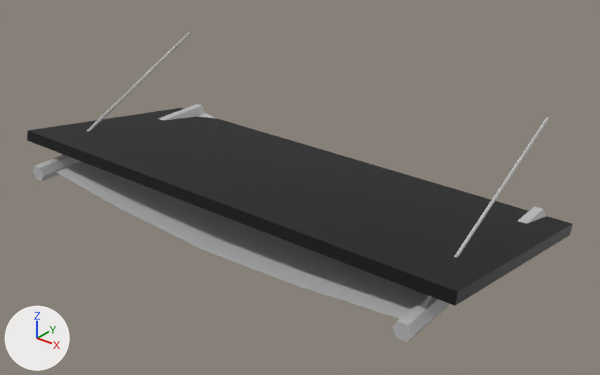
Two versions of the FBX model Maya Project Files/Env/Exports/SideNetting_01_SM_Low.fbx, one commit apart.
Rendered twice from a camera (50 mm lens) standing at (4.32, -5.12, 3.27) and looking at (0.25, -0.03, 0.12). Arrows for +X, +Y and +Z are at lower left; the lights stay in place. Where no turn or scale is listed for an object, it has been applied to the vertices.

Names of what the first picture shows: 'Netting_Geo', 'SideNet_BSP', 'SupportArm_Geo', 'SupportArm_Geo1', 'SupportRope_Geo1'.
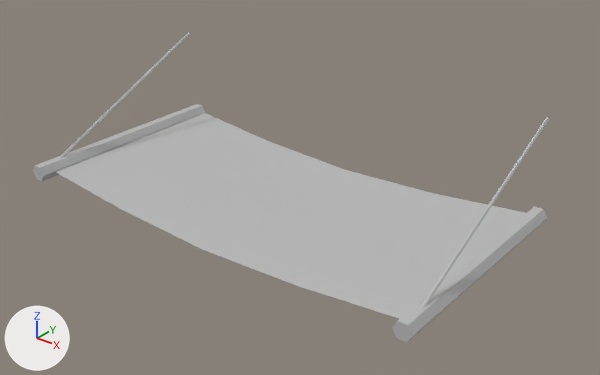
Diff of the bpy script that builds the scene:
```diff
--- a/Maya Project Files/Env/Exports/SideNetting_01_SM_Low.fbx.py
+++ b/Maya Project Files/Env/Exports/SideNetting_01_SM_Low.fbx.py
@@ ob_sidenet_bsp @@
-ob_sidenet_bsp = bpy.data.objects.new('SideNet_BSP', me_mesh)
-ob_sidenet_bsp.location = (0.0, 0.0, 0.114)
```

Where the change shows, as pixel boxes [x1, y1, x2, y2] in the pictures (600 x 375 px):
'SideNet_BSP', deleted (black)
    before: [27, 108, 573, 306]
'Netting_Geo', unchanged, uncovered by the edit
    before: [56, 113, 428, 319]
    after: [56, 113, 526, 319]
'SupportArm_Geo1', unchanged, uncovered by the edit
    before: [392, 206, 546, 343]
    after: [392, 206, 547, 343]
